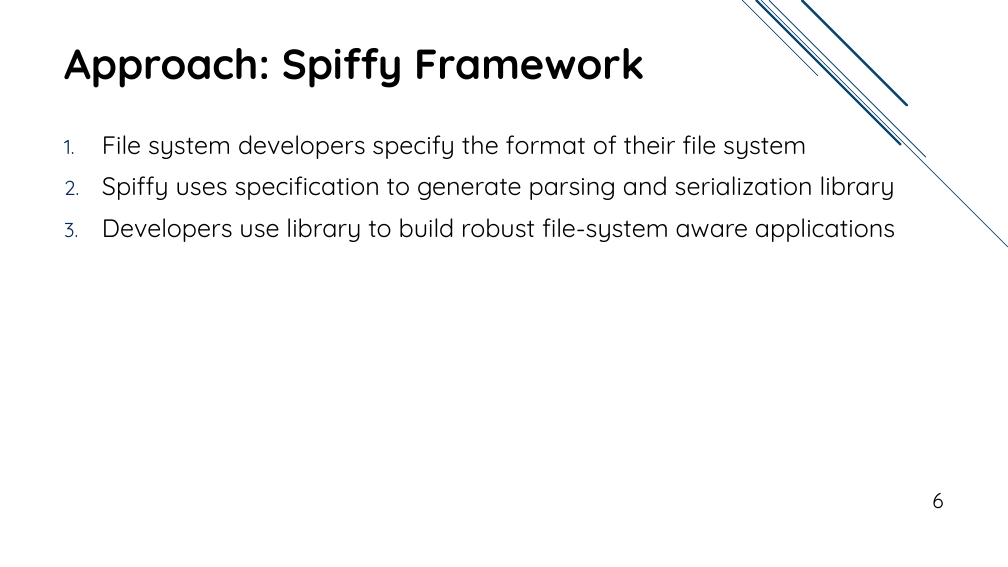
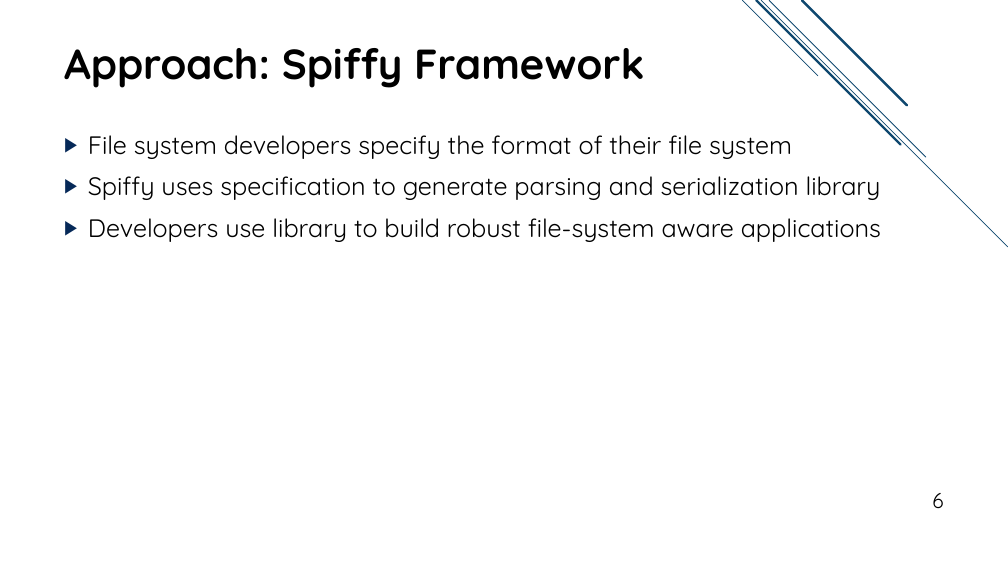
Before and after one commit to jacksun007/spiffy-paper, a slide deck: slide 6 of talk/spiffy_talk.pptx. Drawn at 1008x567 pixels with LibreOffice and Linux fonts; fonts in the diff are those of the drawing. Boxes give left, top, right and bottom in pixels: in the first picture for what was removed or moved away, otherwise in the second. Text is boxed around its words. In the diff, an @@ line names an element or a change of style, - is before the commit and + after.

```diff
--- a/talk/spiffy_talk.pptx
+++ b/talk/spiffy_talk.pptx
@@ text "File system developers specify the ..." at bbox=[88, 135, 881, 242]: bullet 1. to ▶ @@
```
Also in this commit, not shown: 21 other slides changed, 2 slides added.
